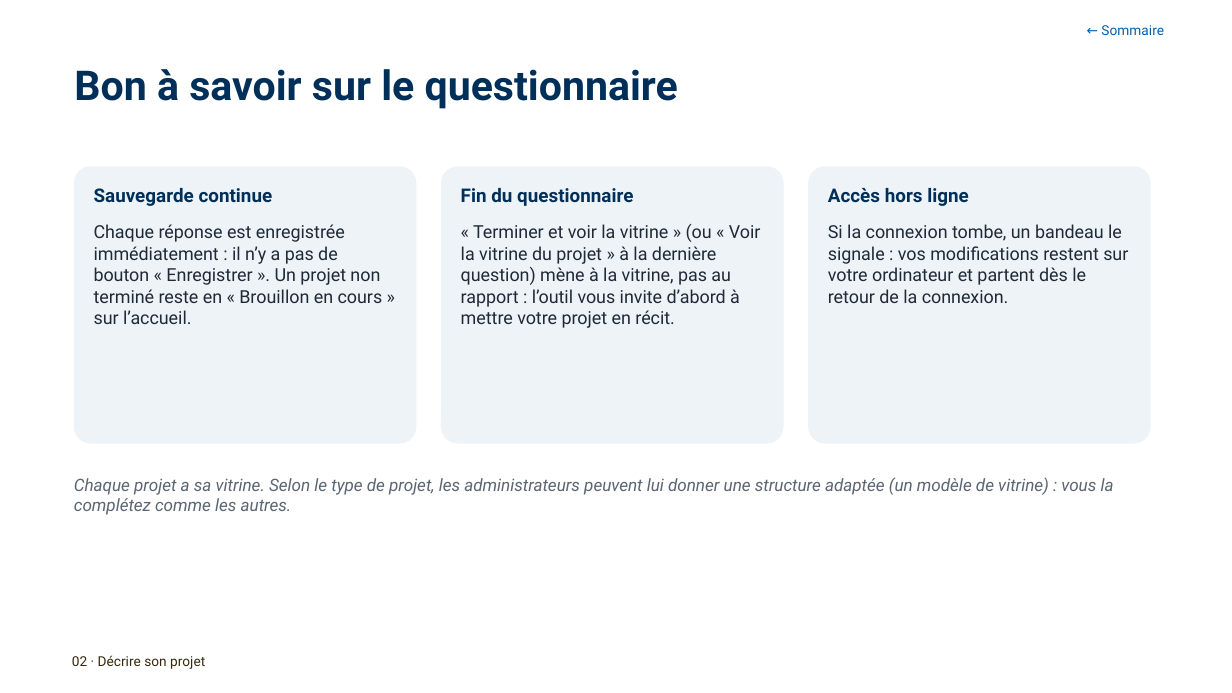
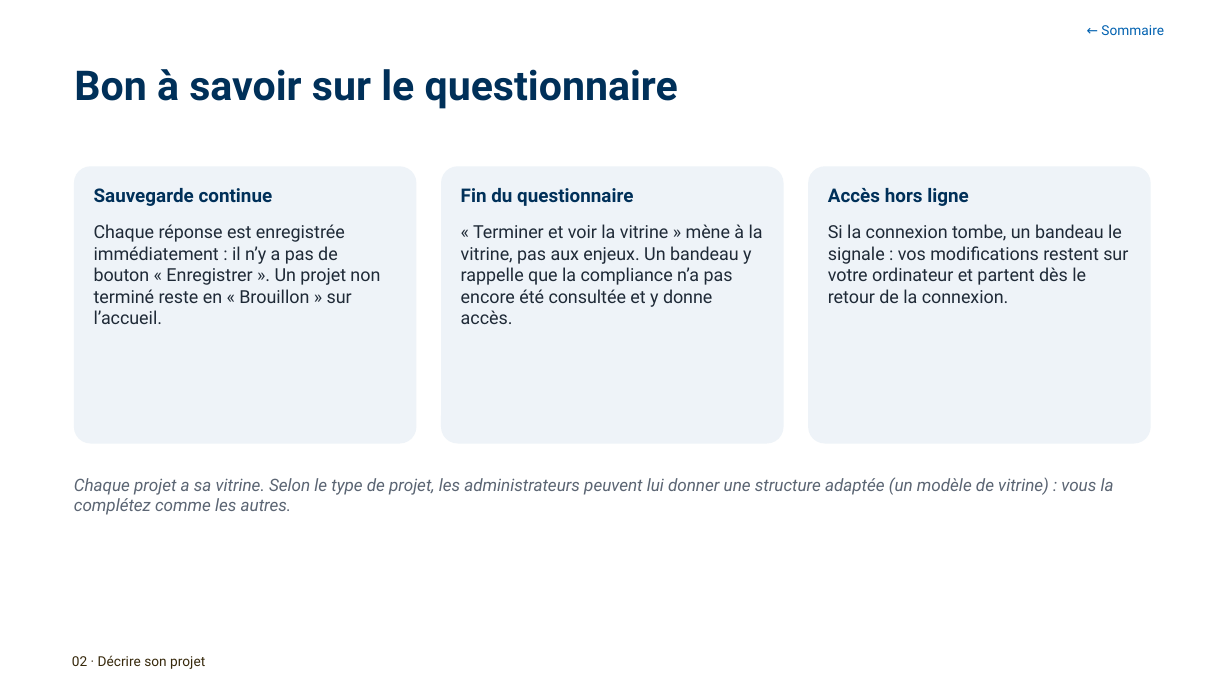
Before and after one commit to antoinelmariel-ux/ProjectNavigator, a slide deck: slide 22 of docs/Project Navigator _ Manuel Chef de Project.pptx. Drawn at 1232x693 pixels with LibreOffice and Linux fonts; fonts in the diff are those of the drawing; background and template pictures are left out. Boxes give left, top, right and bottom in pixels: in the first picture for what was removed or moved away, otherwise in the second. Text is boxed around its words. In the diff, an @@ line names an element or a change of style, - is before the commit and + after.

```diff
--- a/docs/Project Navigator _ Manuel Chef de Project.pptx
+++ b/docs/Project Navigator _ Manuel Chef de Project.pptx
@@ text at <box>94,224,380,324</box>: text changed @@
-Chaque réponse est enregistrée immédiatement : il n’y a pas de bouton « Enregistrer ». Un projet non terminé reste en « Brouillon en cours » sur l’accueil.
+Chaque réponse est enregistrée immédiatement : il n’y a pas de bouton « Enregistrer ». Un projet non terminé reste en « Brouillon » sur l’accueil.
@@ text at <box>461,224,763,324</box>: text changed @@
-« Terminer et voir la vitrine » (ou « Voir la vitrine du projet » à la dernière question) mène à la vitrine, pas au rapport : l’outil vous invite d’abord à mettre votre projet en récit.
+« Terminer et voir la vitrine » mène à la vitrine, pas aux enjeux. Un bandeau y rappelle que la compliance n’a pas encore été consultée et y donne accès.
```
Also in this commit, not shown: 36 other slides changed, 2 slides added, 1 slide removed, 1 other file.
